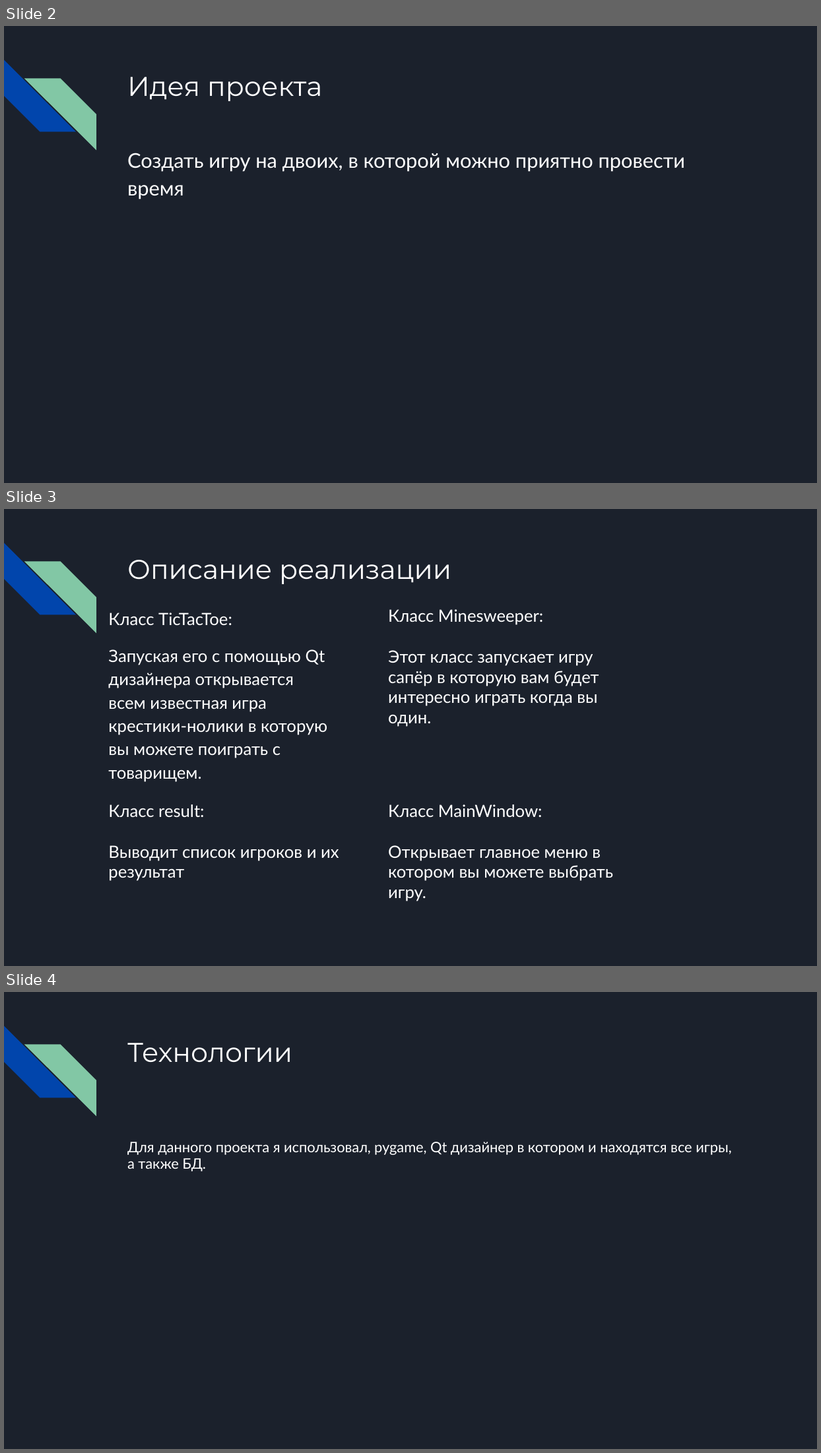
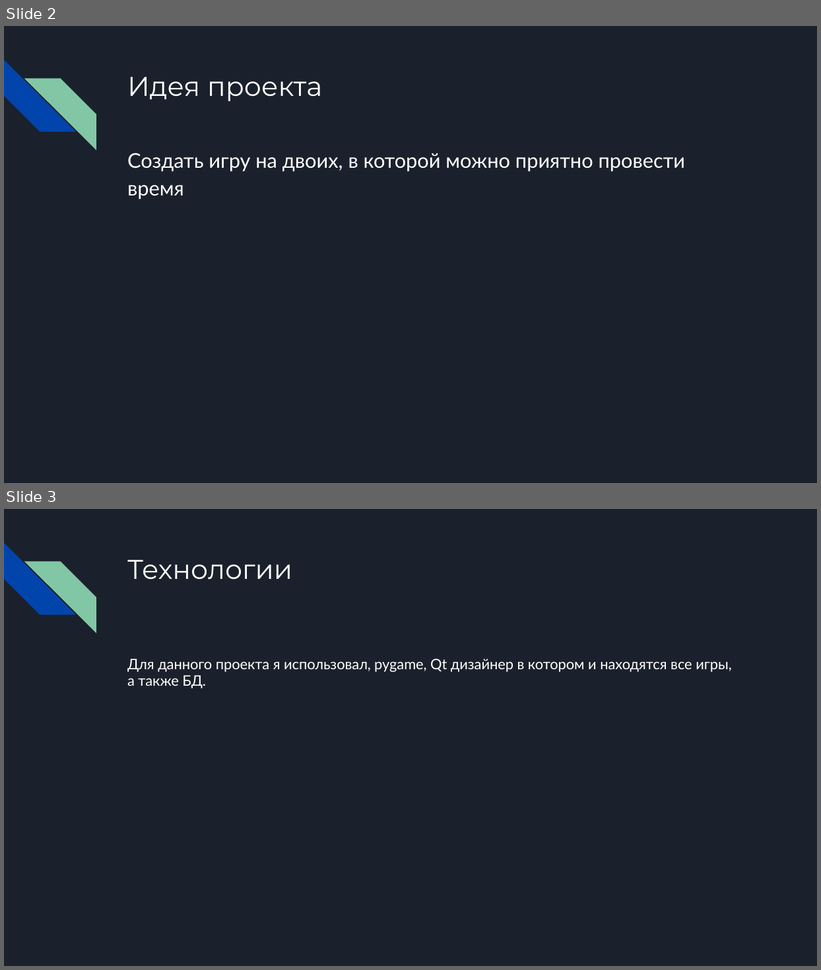
Before and after one commit to Tarie111/-, a slide deck: Презентация проекта pygame.pptx. Shown one above the other, each under a label of ours: slides 2, 3 and 4 before the commit, slides 2 and 3 after it. The pictures are 821x1453 and 821x970 pixels, drawn with LibreOffice and Linux fonts; fonts in the diff are those of the drawing. Boxes give left, top, right and bottom in pixels: in the first picture for what was removed or moved away, otherwise in the second. Text is boxed around its words. In the diff, an @@ line names an element or a change of style, - is before the commit and + after.

```diff
--- a/Презентация проекта pygame.pptx
+++ b/Презентация проекта pygame.pptx
@@ slide 3 removed at bbox=[4, 509, 817, 966], background #1B212C; not listed: 2 template elements that a slide beside it also shows @@
@@ title removed at bbox=[127, 560, 451, 584] @@
-Описание реализации
@@ text removed at bbox=[108, 613, 327, 758] @@
-Класс TicTacToe:
-Запуская его с помощью Qt дизайнера открывается всем известная игра крестики-нолики в которую вы можете поиграть с товарищем.
@@ text removed at bbox=[388, 609, 599, 727] @@
-Класс Minesweeper:
-Этот класс запускает игру сапёр в которую вам будет интересно играть когда вы один.
@@ text removed at bbox=[108, 805, 339, 881] @@
-Класс result:
-Выводит список игроков и их результат
@@ text removed at bbox=[388, 805, 613, 881] @@
-Класс MainWindow:
-Открывает главное меню в котором вы можете выбрать игру.
@@ what was slide 4 is now slide 3 @@
```
Also in this commit, not shown: 1 slide changed.
